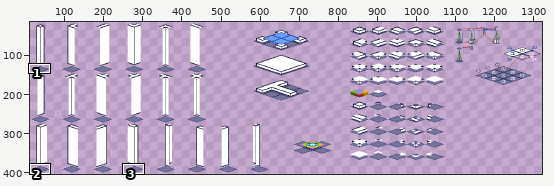
Two states of a pixel-art file, assets/images/scratchpad.aseprite. The picture above shows the old version from afar; the outline marks the close-up.
Close-up. First the earlier version:
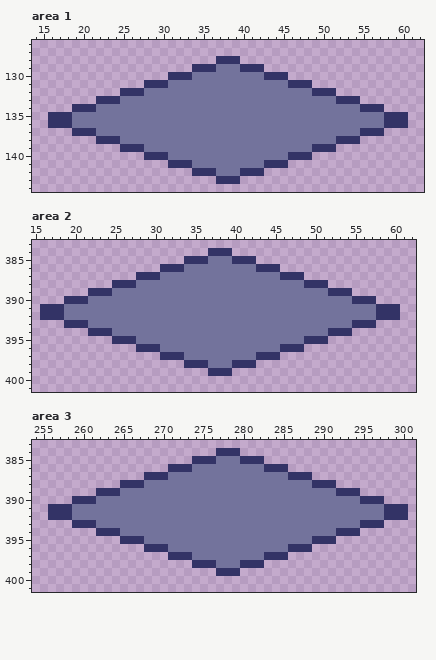
1344x416 pixels, 1 frame. Shown: area 1: x 14..62, y 126..144; area 2: x 15..62, y 383..401; area 3: x 254..301, y 383..401. The wide view leaves out empty margins. The commit also changed other parts of the picture, which this record leaves out.
The result:
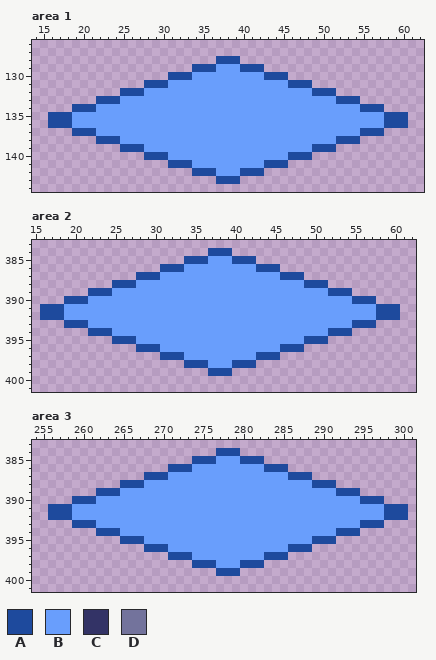
Palette (. is transparent): A #1e4a9d  B #699efc  C #333366  D #73739c
Difference:
Changed rows in their new state; - is an unchanged pixel.
Area 1, layer "background":
first column x 16:
128 ---------------------AAA---------------------
129 ------------------AAABBBAAA------------------
130 ---------------AAABBBBBBBBBAAA---------------
131 ------------AAABBBBBBBBBBBBBBBAAA------------
132 ---------AAABBBBBBBBBBBBBBBBBBBBBAAA---------
133 ------AAABBBBBBBBBBBBBBBBBBBBBBBBBBBAAA------
134 ---AAABBBBBBBBBBBBBBBBBBBBBBBBBBBBBBBBBAAA---
135 AAABBBBBBBBBBBBBBBBBBBBBBBBBBBBBBBBBBBBBBBAAA
136 AAABBBBBBBBBBBBBBBBBBBBBBBBBBBBBBBBBBBBBBBAAA
137 ---AAABBBBBBBBBBBBBBBBBBBBBBBBBBBBBBBBBAAA---
138 ------AAABBBBBBBBBBBBBBBBBBBBBBBBBBBAAA------
139 ---------AAABBBBBBBBBBBBBBBBBBBBBAAA---------
140 ------------AAABBBBBBBBBBBBBBBAAA------------
141 ---------------AAABBBBBBBBBAAA---------------
142 ------------------AAABBBAAA------------------
143 ---------------------AAA---------------------
Area 2, layer "background":
first column x 16:
384 ---------------------AAA---------------------
385 ------------------AAABBBAAA------------------
386 ---------------AAABBBBBBBBBAAA---------------
387 ------------AAABBBBBBBBBBBBBBBAAA------------
388 ---------AAABBBBBBBBBBBBBBBBBBBBBAAA---------
389 ------AAABBBBBBBBBBBBBBBBBBBBBBBBBBBAAA------
390 ---AAABBBBBBBBBBBBBBBBBBBBBBBBBBBBBBBBBAAA---
391 AAABBBBBBBBBBBBBBBBBBBBBBBBBBBBBBBBBBBBBBBAAA
392 AAABBBBBBBBBBBBBBBBBBBBBBBBBBBBBBBBBBBBBBBAAA
393 ---AAABBBBBBBBBBBBBBBBBBBBBBBBBBBBBBBBBAAA---
394 ------AAABBBBBBBBBBBBBBBBBBBBBBBBBBBAAA------
395 ---------AAABBBBBBBBBBBBBBBBBBBBBAAA---------
396 ------------AAABBBBBBBBBBBBBBBAAA------------
397 ---------------AAABBBBBBBBBAAA---------------
398 ------------------AAABBBAAA------------------
399 ---------------------AAA---------------------
Area 3, layer "background":
first column x 256:
384 ---------------------AAA---------------------
385 ------------------AAABBBAAA------------------
386 ---------------AAABBBBBBBBBAAA---------------
387 ------------AAABBBBBBBBBBBBBBBAAA------------
388 ---------AAABBBBBBBBBBBBBBBBBBBBBAAA---------
389 ------AAABBBBBBBBBBBBBBBBBBBBBBBBBBBAAA------
390 ---AAABBBBBBBBBBBBBBBBBBBBBBBBBBBBBBBBBAAA---
391 AAABBBBBBBBBBBBBBBBBBBBBBBBBBBBBBBBBBBBBBBAAA
392 AAABBBBBBBBBBBBBBBBBBBBBBBBBBBBBBBBBBBBBBBAAA
393 ---AAABBBBBBBBBBBBBBBBBBBBBBBBBBBBBBBBBAAA---
394 ------AAABBBBBBBBBBBBBBBBBBBBBBBBBBBAAA------
395 ---------AAABBBBBBBBBBBBBBBBBBBBBAAA---------
396 ------------AAABBBBBBBBBBBBBBBAAA------------
397 ---------------AAABBBBBBBBBAAA---------------
398 ------------------AAABBBAAA------------------
399 ---------------------AAA---------------------
Pixel boxes of the changes (left, top, right, bottom) in both close-ups:
changed: (48, 56, 408, 184)
changed: (40, 248, 400, 376)
changed: (48, 448, 408, 576)
